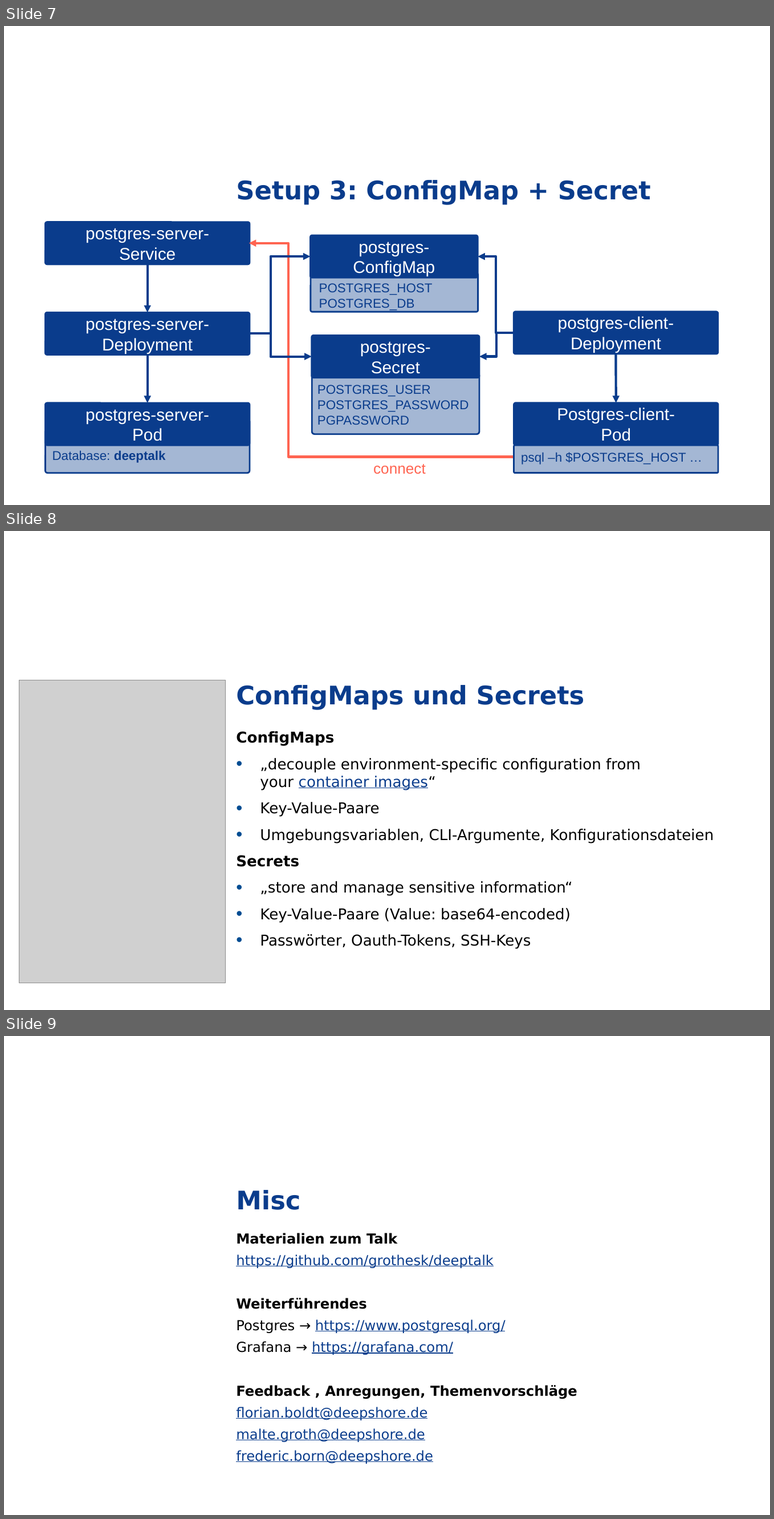
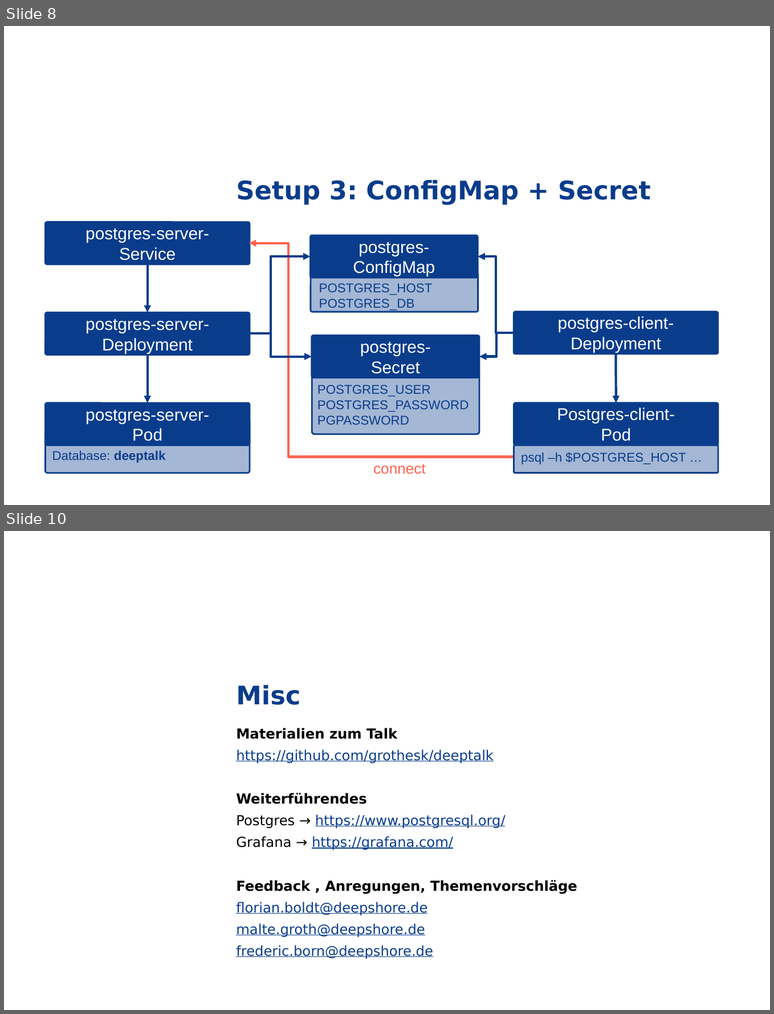
Before and after one commit to grothesk/deepshore-labs, a slide deck: 04-configmaps-und-secrets/deeptalk-04-fb.pptx. Shown one above the other, each under a label of ours: slides 7, 8 and 9 before the commit, slides 8 and 10 after it; the slides between them are not shown. The pictures are 774x1519 and 774x1014 pixels, drawn with LibreOffice and Linux fonts; fonts in the diff are those of the drawing; grey boxes stand for pictures; background and template pictures are left out. Boxes give left, top, right and bottom in pixels: in the first picture for what was removed or moved away, otherwise in the second. Text is boxed around its words. In the diff, an @@ line names an element or a change of style, - is before the commit and + after.

```diff
--- a/04-configmaps-und-secrets/deeptalk-04-fb.pptx
+++ b/04-configmaps-und-secrets/deeptalk-04-fb.pptx
@@ slide 8 removed at [4, 531, 770, 1010], background picture (left out); not listed: 1 template element that a slide beside it also shows @@
@@ picture removed at [19, 680, 226, 983] @@
@@ title removed at [236, 685, 585, 710] @@
-ConfigMaps und Secrets
@@ text removed at [236, 731, 714, 948] @@
-ConfigMaps
-• „decouple environment-specific configuration from your container images“
-• Key-Value-Paare
-• Umgebungsvariablen, CLI-Argumente, Konfigurationsdateien
-Secrets
-• „store and manage sensitive information“
-• Key-Value-Paare (Value: base64-encoded)
-• Passwörter, Oauth-Tokens, SSH-Keys
@@ what was slide 7 is now slide 8 @@
@@ what was slide 9 is now slide 10 @@
```
Also in this commit, not shown: 2 slides changed, 2 slides added, 1 other file.
